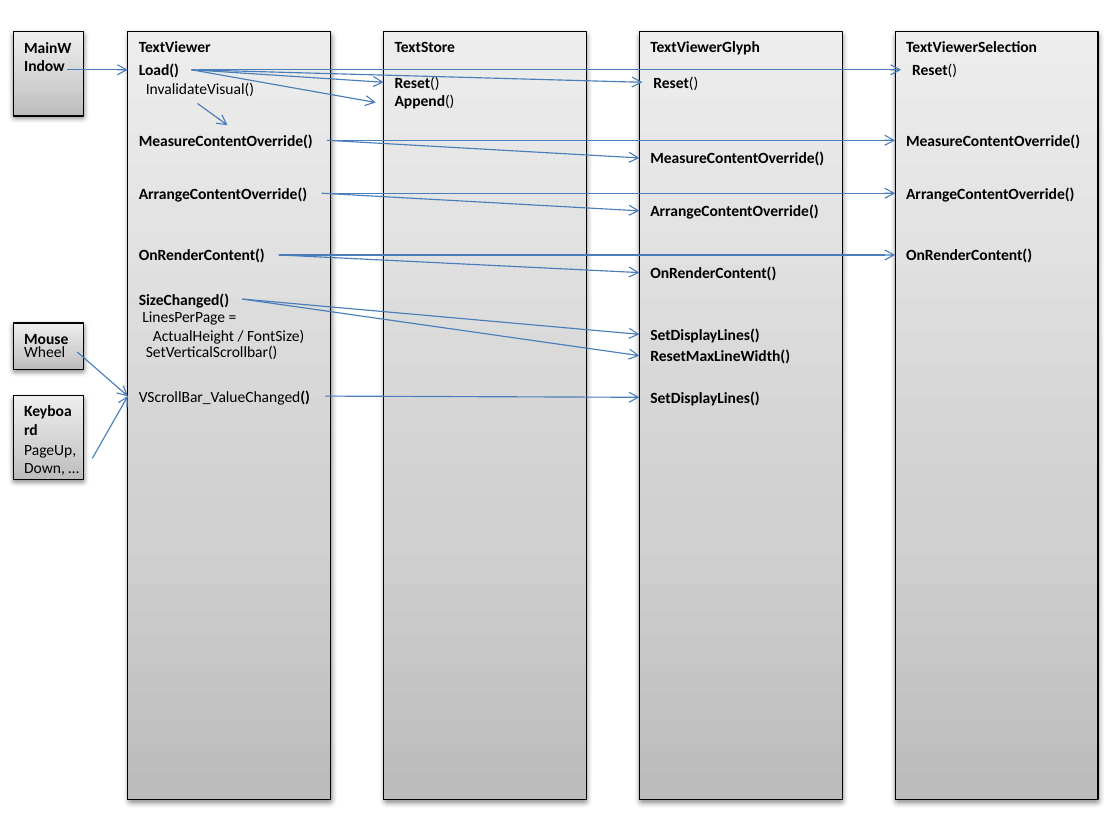
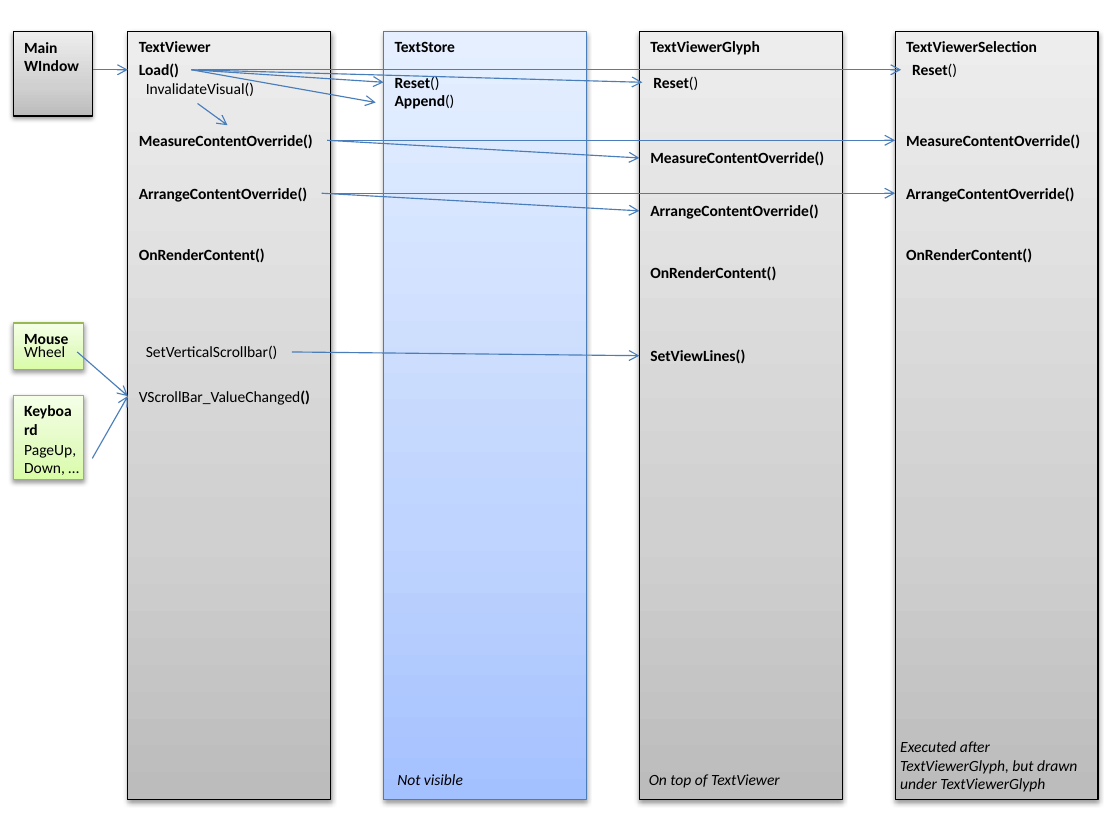
Before and after one commit to PeterHuberSg/PdfParser, a slide deck: slide 15 of PdfParser Design.pptx (slide 8 before the commit). Drawn at 1120x840 pixels with LibreOffice and Linux fonts; fonts in the diff are those of the drawing. Boxes give left, top, right and bottom in pixels: in the first picture for what was removed or moved away, otherwise in the second. Text is boxed around its words. In the diff, an @@ line names an element or a change of style, - is before the commit and + after.

```diff
--- a/PdfParser Design.pptx
+++ b/PdfParser Design.pptx
@@ rectangle "Main WIndow": place and size @@
-rectangle "Main WIndow" at <box>13,32,84,116</box>
+rectangle "Main WIndow" at <box>13,32,93,116</box>
@@ text in rectangle at <box>24,42,79,71</box>: spaces changed @@
-MainWIndow
+Main WIndow
@@ rectangle "TextStore" at <box>384,32,587,800</box>: fill gradient #BDBDBD to #D1D1D1 to #EEEEEE to gradient #A4C4FF to #BFD4FF to #E6EEFF; outline #000000 0.75 pt to #4B7EBC 0.75 pt @@
@@ arrow moved from (67, 69) - (128, 69) to (93, 69) - (128, 69) @@
@@ arrow removed from (279, 255) to (640, 272) @@
@@ arrow removed from (279, 255) to (895, 255) @@
@@ text removed at <box>139,293,229,308</box> @@
-SizeChanged()
@@ arrow removed from (242, 299) to (640, 335) @@
@@ arrow removed from (242, 299) to (640, 356) @@
@@ rectangle "Mouse" at <box>13,323,84,368</box>: fill gradient #BDBDBD to #D1D1D1 to #EEEEEE to gradient #DAFDA7 to #E4FCC2 to #F5FFE7; outline #000000 0.75 pt to #98B955 0.75 pt @@
@@ text removed at <box>142,311,304,344</box> @@
-LinesPerPage =
-ActualHeight / FontSize)
@@ text removed at <box>650,328,759,343</box> @@
-SetDisplayLines()
@@ arrow moved from (325, 396) - (640, 398) to (292, 352) - (640, 356) @@
@@ text at <box>650,349,745,363</box>: text changed @@
-SetDisplayLines()
+SetViewLines()
@@ text removed at <box>650,349,790,363</box> @@
-ResetMaxLineWidth()
@@ rectangle "Keyboard" at <box>13,395,84,479</box>: fill gradient #BDBDBD to #D1D1D1 to #EEEEEE to gradient #DAFDA7 to #E4FCC2 to #F5FFE7; outline #000000 0.75 pt to #98B955 0.75 pt @@
@@ text added at <box>900,741,1077,792</box>, 10 pt, text #000000, italic @@
+Executed after TextViewerGlyph, but drawn under TextViewerGlyph
@@ text added at <box>397,774,463,785</box>, 10 pt, text #000000, italic @@
+Not visible
@@ text added at <box>649,774,780,788</box>, 10 pt, text #000000, italic @@
+On top of TextViewer
```
Also in this commit, not shown: 2 other slides changed, 2 slides added, 12 other files.
